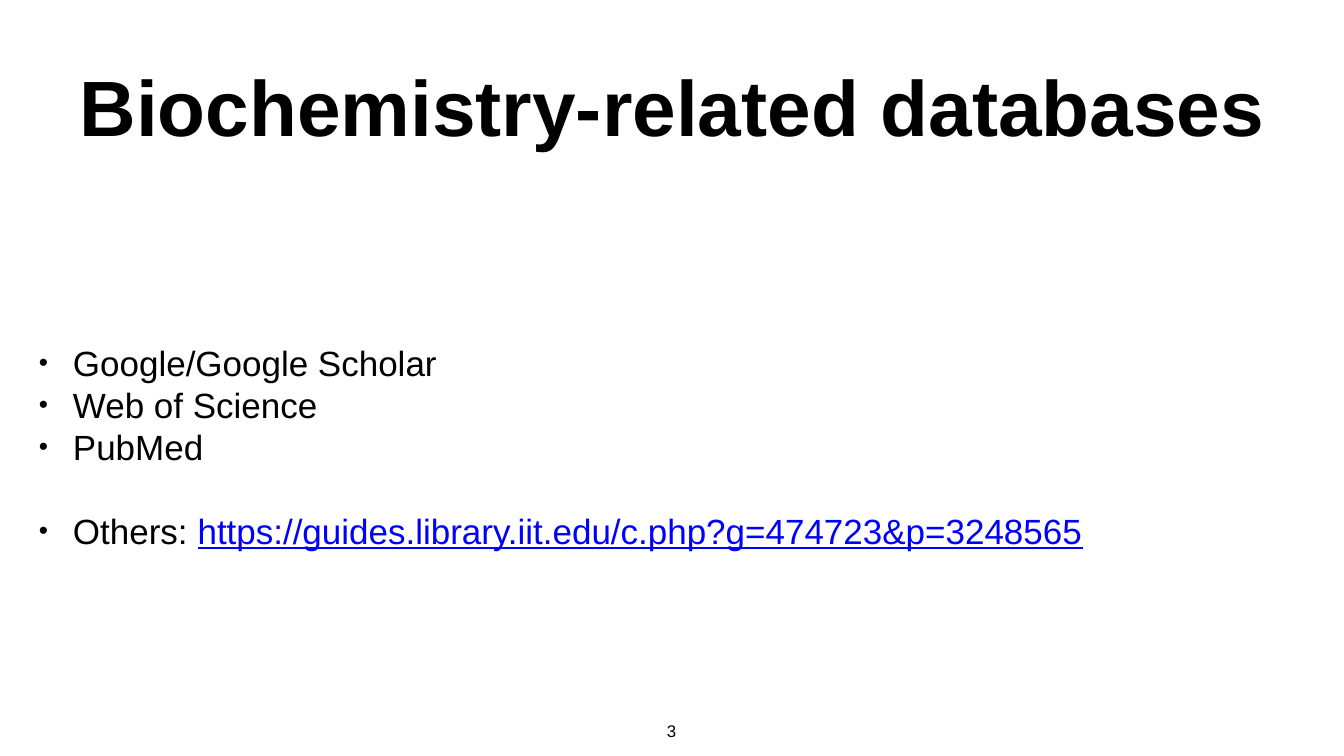
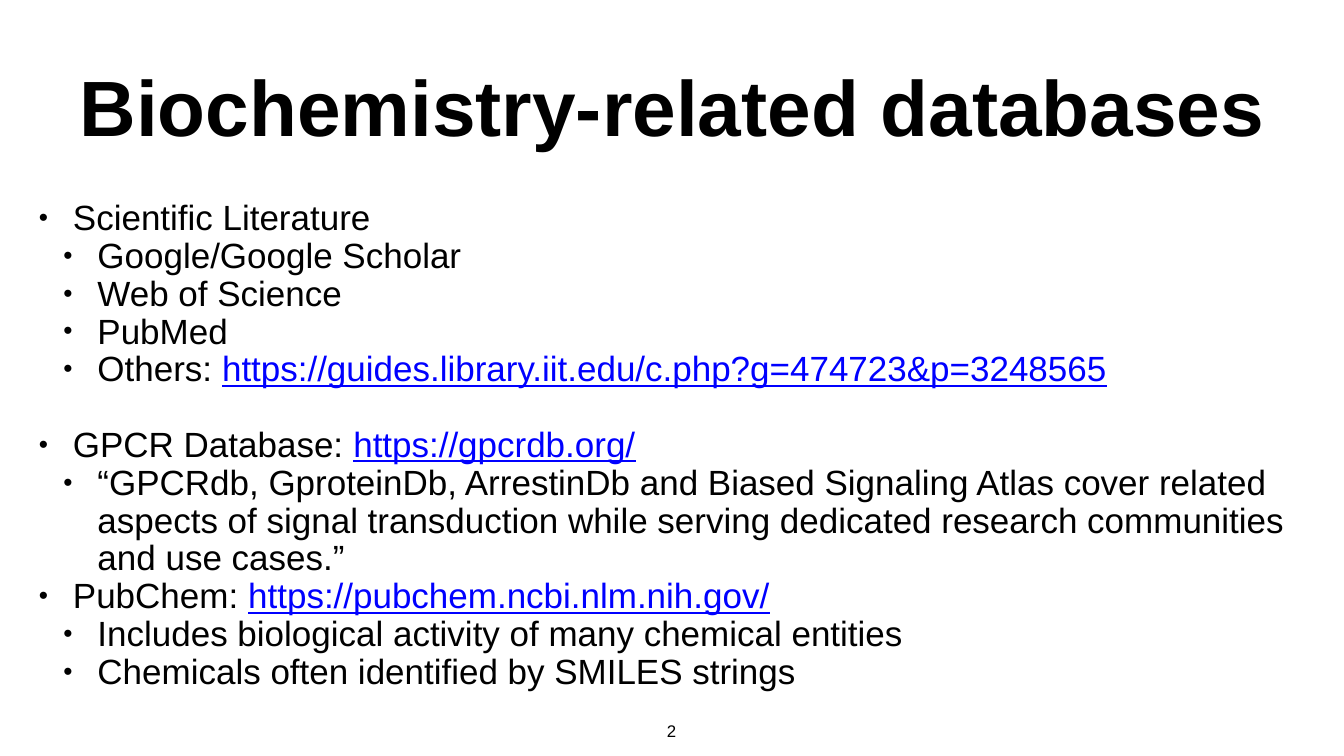
Before and after one commit to anirudhatalmale6-alt/Chem456-2026S, a slide deck: slide 2 of slides/0204-Scientific_Literature.pptx (slide 3 before the commit). Drawn at 1344x756 pixels with LibreOffice and Linux fonts; fonts in the diff are those of the drawing. Boxes give left, top, right and bottom in pixels: in the first picture for what was removed or moved away, otherwise in the second. Text is boxed around its words. In the diff, an @@ line names an element or a change of style, - is before the commit and + after.

```diff
--- a/slides/0204-Scientific_Literature.pptx
+++ b/slides/0204-Scientific_Literature.pptx
@@ text at box(73, 204, 371, 231): paragraph added @@
+• Scientific Literature
@@ text at box(97, 242, 1106, 388): list level 1 to 2 in "Google/Google Scholar"; line spacing 1 to 0.9; list level 1 to 2 in "Web of Science"; list level 1 to 2 in "PubMed"; list level 1 to 2 in "Others: https://guides.library.iit.edu/c.php?g=474723&p=3248 ..." @@
@@ text at box(73, 431, 1283, 691): paragraphs added @@
+• GPCR Database: https://gpcrdb.org/
+  • “GPCRdb, GproteinDb, ArrestinDb and Biased Signaling Atlas cover related aspects of signal transduction while serving dedicated research communities and use cases.”
+• PubChem: https://pubchem.ncbi.nlm.nih.gov/
+  • Includes biological activity of many chemical entities
+  • Chemicals often identified by SMILES strings
@@ page number at box(667, 725, 676, 737): text changed @@
-3
+2
```
Also in this commit, not shown: 1 other slide changed, 1 slide removed, 3 other files.
